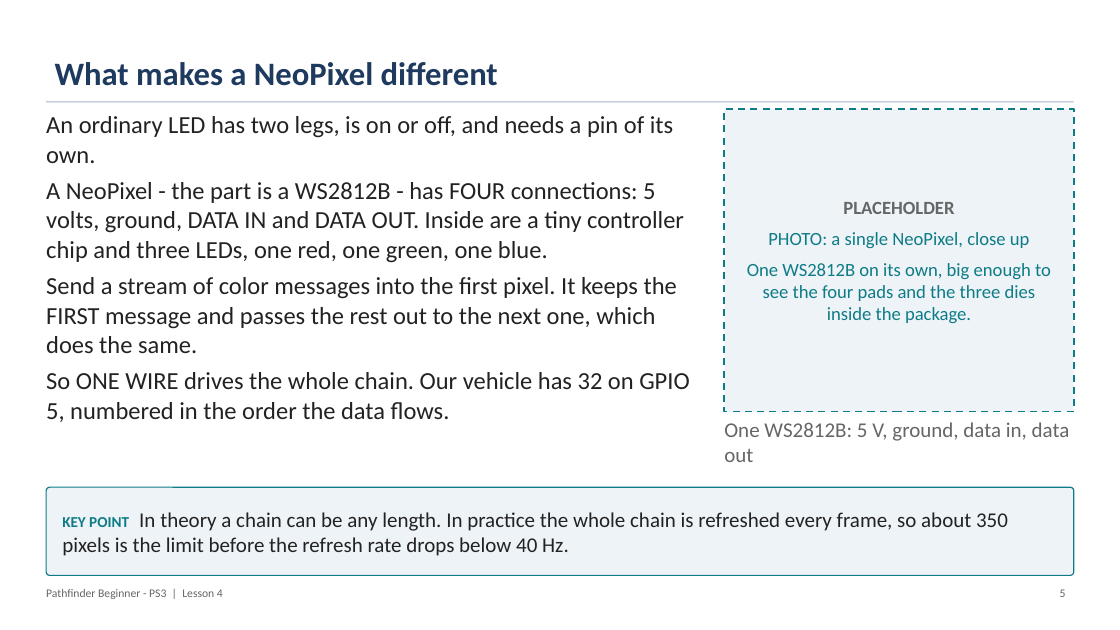
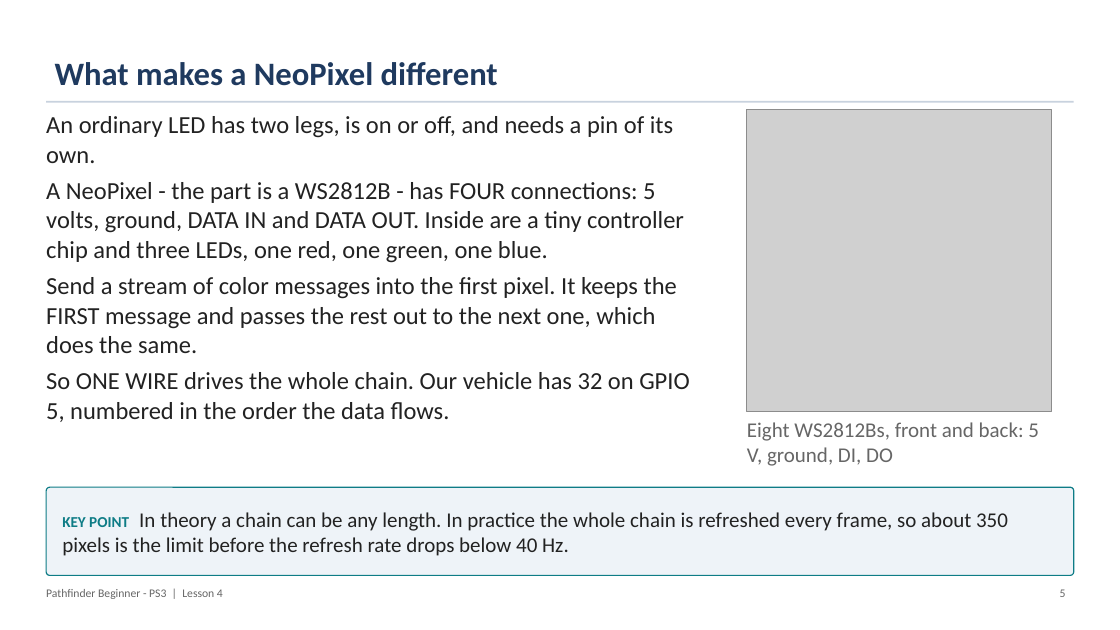
Before and after one commit to PorpoiseRobotics/porpoise-robotics, a slide deck: slide 5 of ground-vehicle/docs/courses/beginner-ps3/l4_neopixel_leds.pptx. Drawn at 1120x630 pixels with LibreOffice and Linux fonts; fonts in the diff are those of the drawing; grey boxes stand for pictures. Boxes give left, top, right and bottom in pixels: in the first picture for what was removed or moved away, otherwise in the second. Text is boxed around its words. In the diff, an @@ line names an element or a change of style, - is before the commit and + after.

```diff
--- a/ground-vehicle/docs/courses/beginner-ps3/l4_neopixel_leds.pptx
+++ b/ground-vehicle/docs/courses/beginner-ps3/l4_neopixel_leds.pptx
@@ rectangle removed at [724,109,1074,412] @@
-PLACEHOLDER
-PHOTO: a single NeoPixel, close up
-One WS2812B on its own, big enough to see the four pads and the three dies inside the package.
@@ picture added at [747,109,1051,412] @@
@@ text at [747,422,1039,466]: text changed @@
-One WS2812B: 5 V, ground, data in, data out
+Eight WS2812Bs, front and back: 5 V, ground, DI, DO
```
Also in this commit, not shown: 1 other slide changed, 21 other files.
